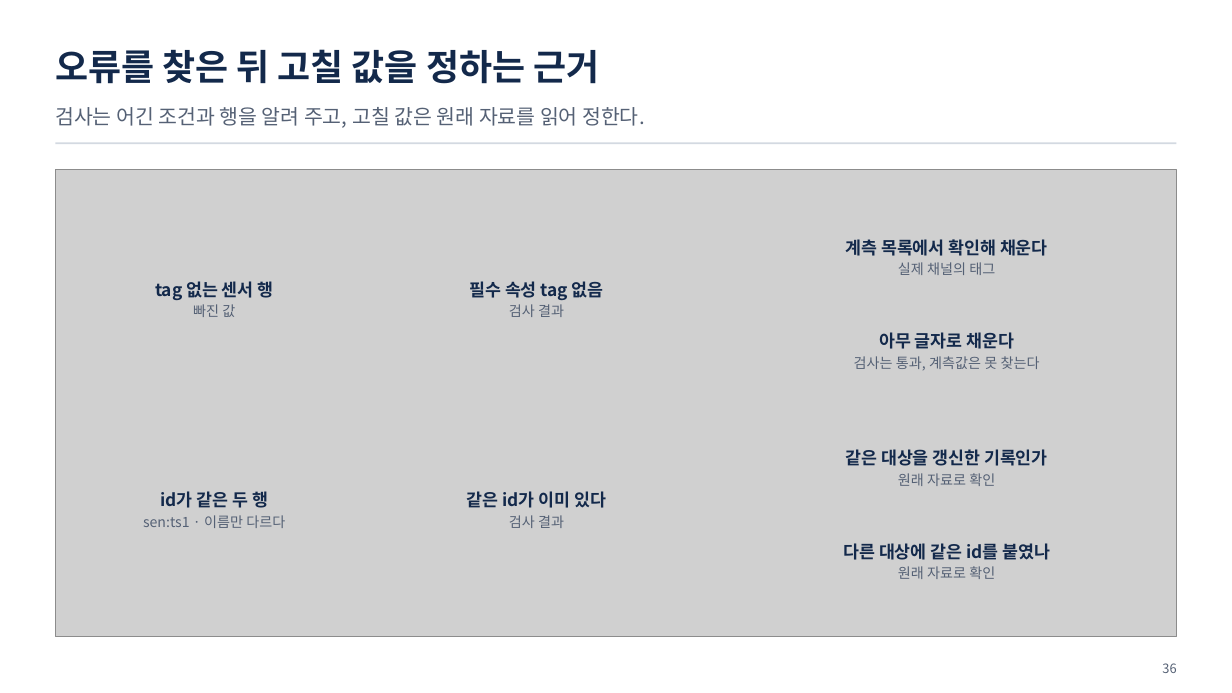
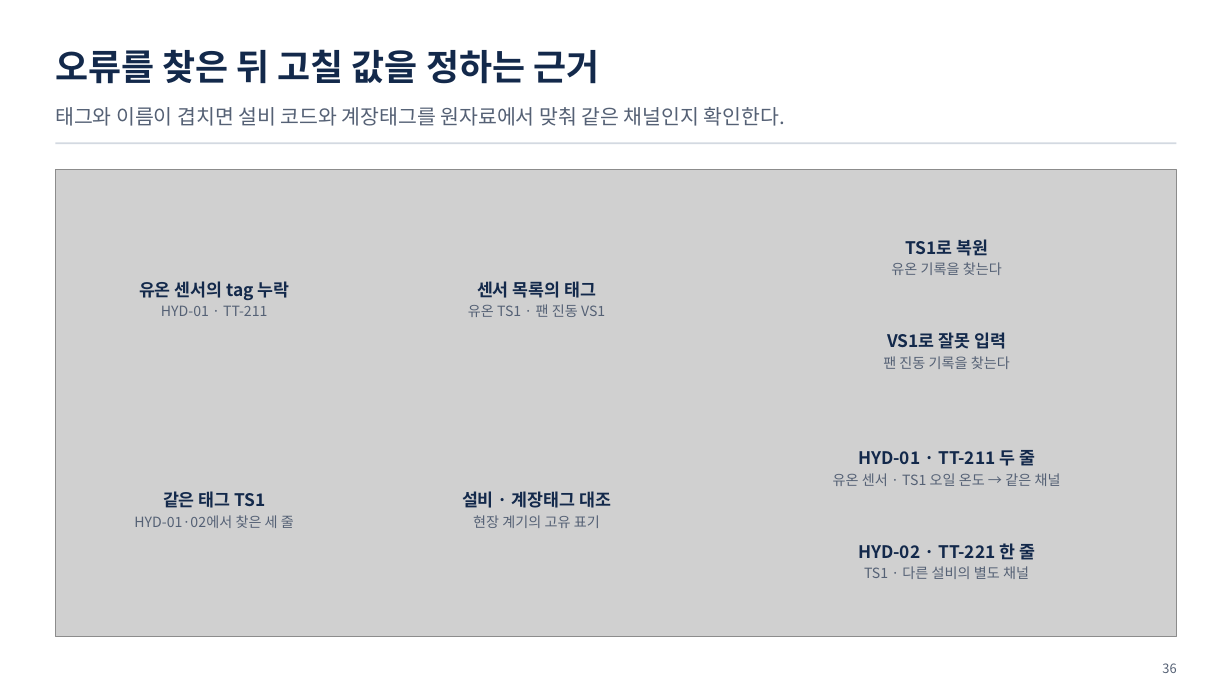
Before and after one commit to uengine-oss/hyd-iot-edu, a slide deck: slide 36 of workspace/강의제작/산출물/통합반/이론/02회차/통합반_02일차.pptx. Drawn at 1232x693 pixels with LibreOffice and Linux fonts; fonts in the diff are those of the drawing; grey boxes stand for pictures. Boxes give left, top, right and bottom in pixels: in the first picture for what was removed or moved away, otherwise in the second. Text is boxed around its words. In the diff, an @@ line names an element or a change of style, - is before the commit and + after.

```diff
--- a/workspace/강의제작/산출물/통합반/이론/02회차/통합반_02일차.pptx
+++ b/workspace/강의제작/산출물/통합반/이론/02회차/통합반_02일차.pptx
@@ text at [55,107,786,126]: text changed @@
-검사는 어긴 조건과 행을 알려 주고, 고칠 값은 원래 자료를 읽어 정한다.
+태그와 이름이 겹치면 설비 코드와 계장태그를 원자료에서 맞춰 같은 채널인지 확인한다.
@@ text at [891,239,1002,275]: text changed; size 13.5 to 11 pt; text colour #13294B to #556175; bold off @@
-계측 목록에서 확인해 채운다
-실제 채널의 태그
+TS1로 복원
+유온 기록을 찾는다
@@ text at [139,281,290,316]: text changed; size 13.5 to 11 pt; text colour #13294B to #556175; bold off @@
-tag 없는 센서 행
-빠진 값
+유온 센서의 tag 누락
+HYD-01 · TT-211
@@ text at [468,281,605,317]: text changed; size 13.5 to 11 pt; text colour #13294B to #556175; bold off @@
-필수 속성 tag 없음
-검사 결과
+센서 목록의 태그
+유온 TS1 · 팬 진동 VS1
@@ text at [883,332,1010,369]: text changed @@
-아무 글자로 채운다
-검사는 통과, 계측값은 못 찾는다
+VS1로 잘못 입력
+팬 진동 기록을 찾는다
@@ text at [833,450,1061,486]: text changed; size 13.5 to 11 pt; text colour #13294B to #556175; bold off @@
-같은 대상을 갱신한 기록인가
-원래 자료로 확인
+HYD-01 · TT-211 두 줄
+유온 센서 · TS1 오일 온도 → 같은 채널
@@ text at [134,491,294,528]: text changed @@
-id가 같은 두 행
-sen:ts1 · 이름만 다르다
+같은 태그 TS1
+HYD-01·02에서 찾은 세 줄
@@ text at [462,491,611,528]: text changed @@
-같은 id가 이미 있다
-검사 결과
+설비 · 계장태그 대조
+현장 계기의 고유 표기
@@ text at [858,543,1035,579]: text changed @@
-다른 대상에 같은 id를 붙였나
-원래 자료로 확인
+HYD-02 · TT-221 한 줄
+TS1 · 다른 설비의 별도 채널
```
Also in this commit, not shown: 7 other slides changed, 19 other files.
